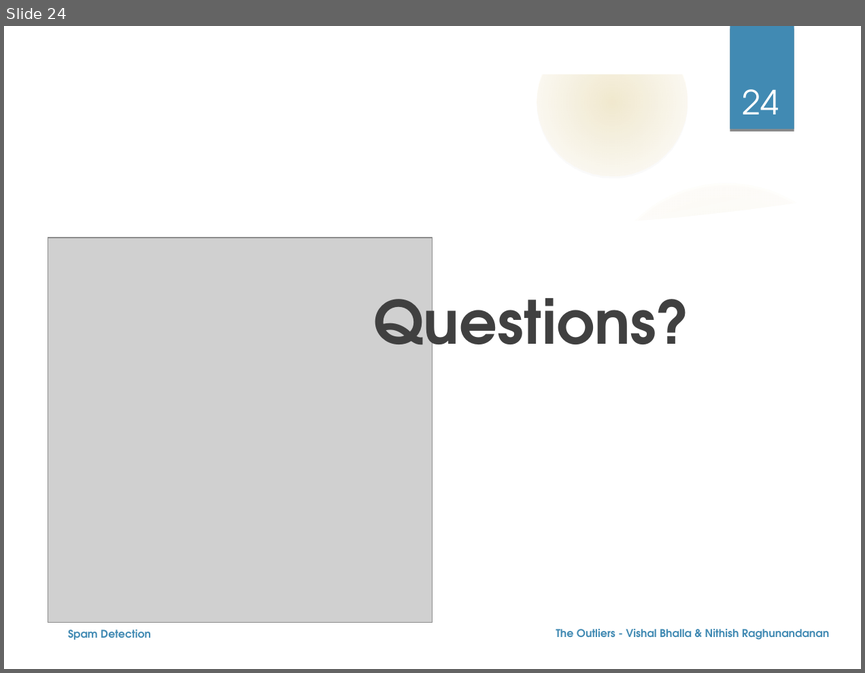
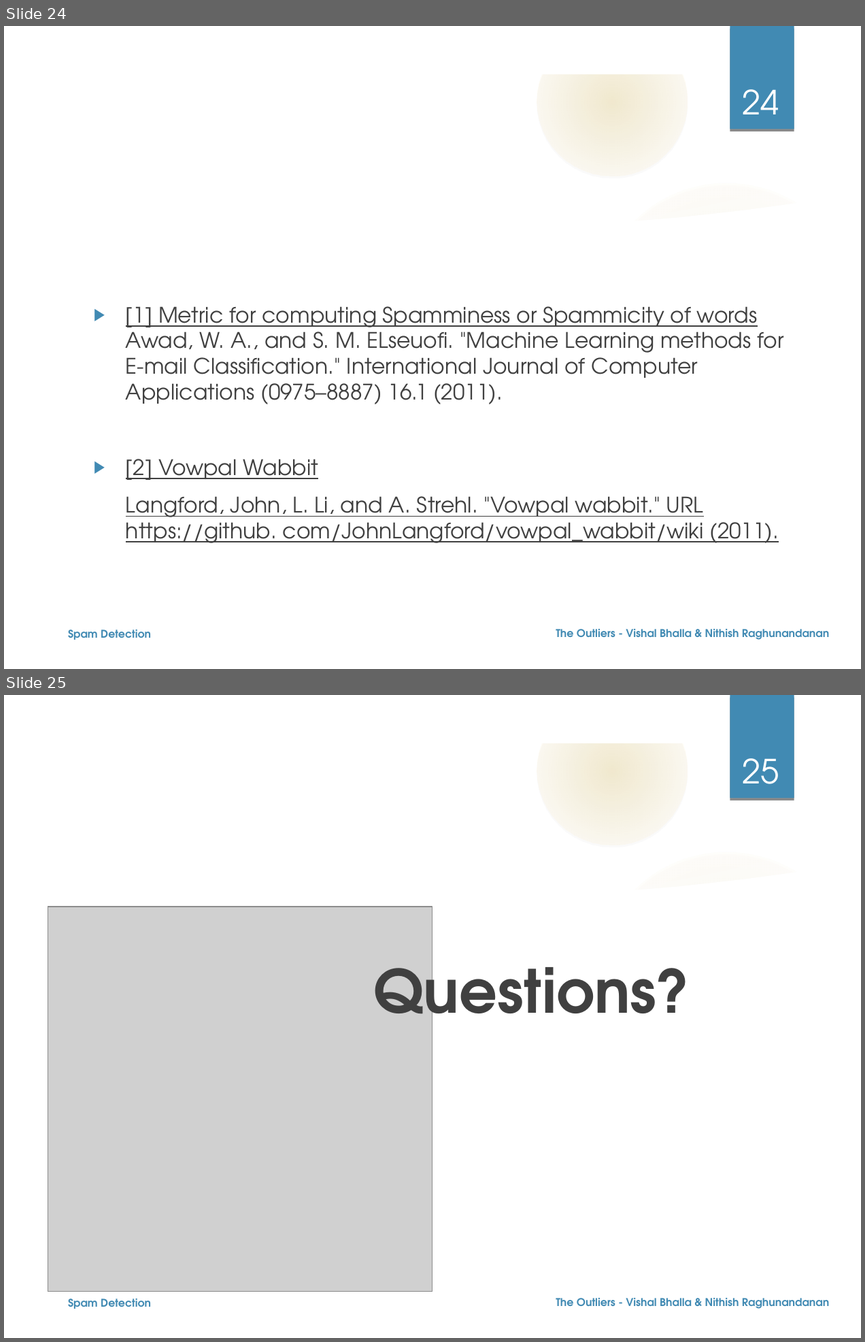
Before and after one commit to nehgu/Anomaly-Detection, a slide deck: Challenges/Spam Filtering Challenge 4/Ppt - Spam Detection Challenge-4.odp. Shown one above the other, each under a label of ours: slide 24 before the commit, slides 24 and 25 after it. The pictures are 865x673 and 865x1342 pixels, drawn with LibreOffice and Linux fonts; fonts in the diff are those of the drawing; grey boxes stand for pictures; background and template pictures are left out. Boxes give left, top, right and bottom in pixels: in the first picture for what was removed or moved away, otherwise in the second. Text is boxed around its words. In the diff, an @@ line names an element or a change of style, - is before the commit and + after.

```diff
--- a/Challenges/Spam Filtering Challenge 4/Ppt - Spam Detection Challenge-4.odp
+++ b/Challenges/Spam Filtering Challenge 4/Ppt - Spam Detection Challenge-4.odp
@@ slide 24 added at (4, 26, 861, 669), background picture (left out); not listed: 9 template elements that a slide beside it also shows @@
@@ page number added at (742, 89, 779, 130), 28 pt, text #FFFFFF @@
+24
@@ title added at (86, 112, 680, 180), 32 pt, text #FFFFFF @@
+References
@@ text added at (126, 306, 783, 543), 18 pt, text #404040, underline @@
+▶ [1] Metric for computing Spamminess or Spammicity of words
+  Awad, W. A., and S. M. ELseuofi. "Machine Learning methods for E-mail Classification." International Journal of Computer Applications (0975–8887) 16.1 (2011).
+▶ [2] Vowpal Wabbit
+Langford, John, L. Li, and A. Strehl. "Vowpal wabbit." URL https://github. com/JohnLangford/vowpal_wabbit/wiki (2011).
@@ text added at (68, 629, 151, 639), 9 pt, text #418AB3, bold @@
+Spam Detection
@@ text added at (555, 628, 829, 639), 9 pt, text #418AB3, bold @@
+The Outliers - Vishal Bhalla & Nithish Raghunandanan
@@ what was slide 24 is now slide 25 @@
@@ page number at (742, 758, 779, 799): text changed @@
-24
+25
```
Also in this commit, not shown: 12 slides changed.
